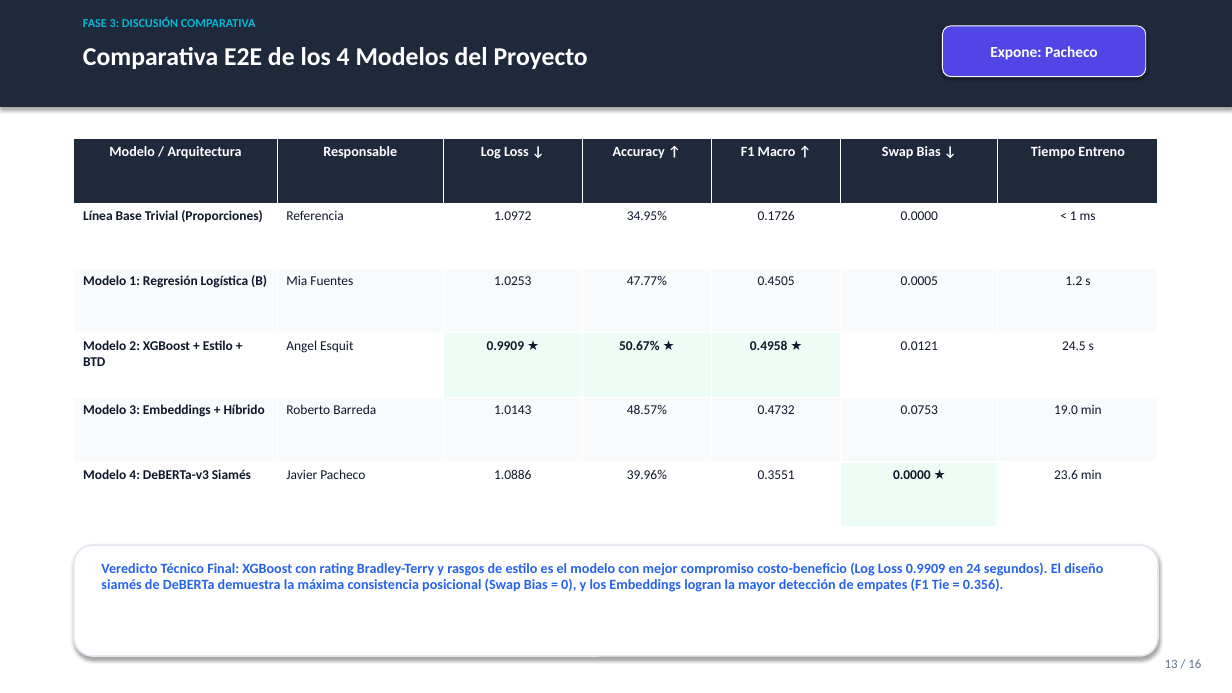
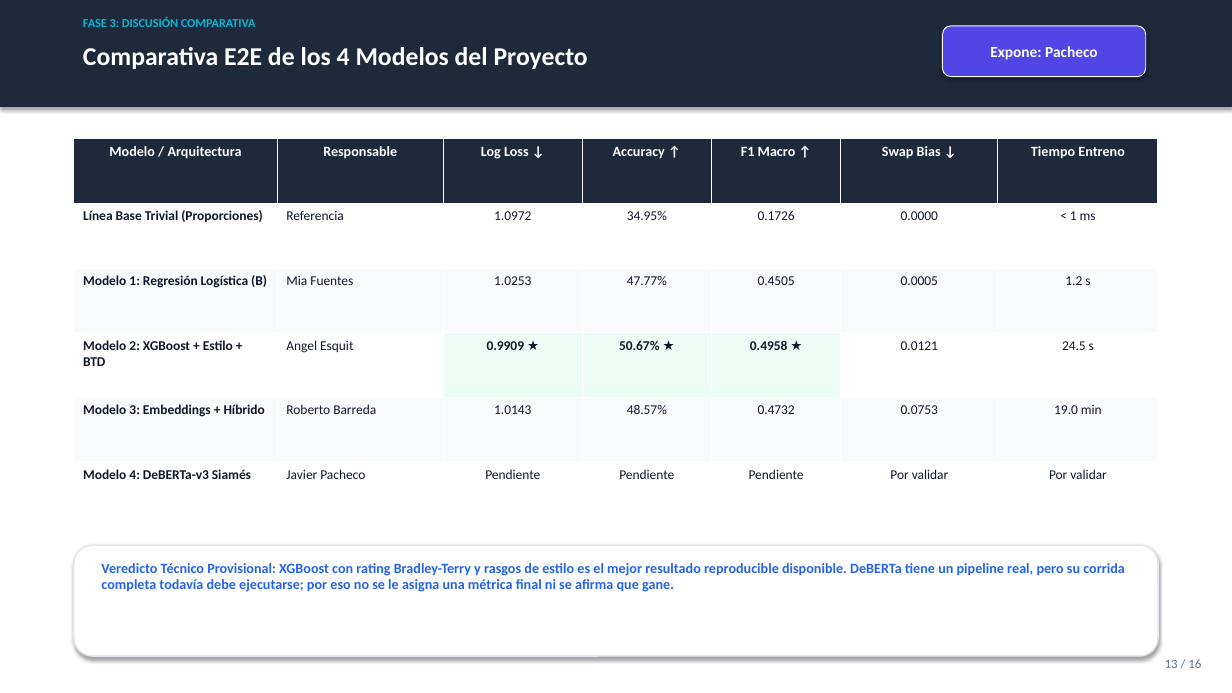
Before and after one commit to miafuentes30/CC3084-PRY2, a slide deck: slide 13 of presentacion_proyecto2_lmsys.pptx. Drawn at 1232x693 pixels with LibreOffice and Linux fonts; fonts in the diff are those of the drawing. Boxes give left, top, right and bottom in pixels: in the first picture for what was removed or moved away, otherwise in the second. Text is boxed around its words. In the diff, an @@ line names an element or a change of style, - is before the commit and + after.

Commit message:
Refactor DeBERTa-v3 pipeline: update metrics, improve documentation, and adjust presentation content
- Updated the PDF generation to reflect pending results for Model 4 and clarified the assigned role description.
- Revised the notebook generator to emphasize that it only documents the pipeline without producing metrics unless a valid results file exists.
- Modified presentation slides to indicate that historical metrics are not valid and that the new pipeline requires a full run for final results.
- Enhanced the run_deberta script to implement a Siamese architecture with improved training and evaluation processes, including better handling of metrics and predictions.

```diff
--- a/presentacion_proyecto2_lmsys.pptx
+++ b/presentacion_proyecto2_lmsys.pptx
@@ table at [74, 139, 1158, 527] @@
-row 6: Modelo 4: DeBERTa-v3 Siamés | Javier Pacheco | 1.0886 | 39.96% | 0.3551 | 0.0000 ★ | 23.6 min
+row 6: Modelo 4: DeBERTa-v3 Siamés | Javier Pacheco | Pendiente | Pendiente | Pendiente | Por validar | Por validar
@@ fill #ECFDF5 to #FFFFFF in row 6, column 6 @@
@@ text at [101, 563, 1125, 592]: text changed @@
-Veredicto Técnico Final: XGBoost con rating Bradley-Terry y rasgos de estilo es el modelo con mejor compromiso costo-beneficio (Log Loss 0.9909 en 24 segundos). El diseño siamés de DeBERTa demuestra la máxima consistencia posicional (Swap Bias = 0), y los Embeddings logran la mayor detección de empates (F1 Tie = 0.356).
+Veredicto Técnico Provisional: XGBoost con rating Bradley-Terry y rasgos de estilo es el mejor resultado reproducible disponible. DeBERTa tiene un pipeline real, pero su corrida completa todavía debe ejecutarse; por eso no se le asigna una métrica final ni se afirma que gane.
```
Also in this commit, not shown: 1 other slide changed, 15 other files.
